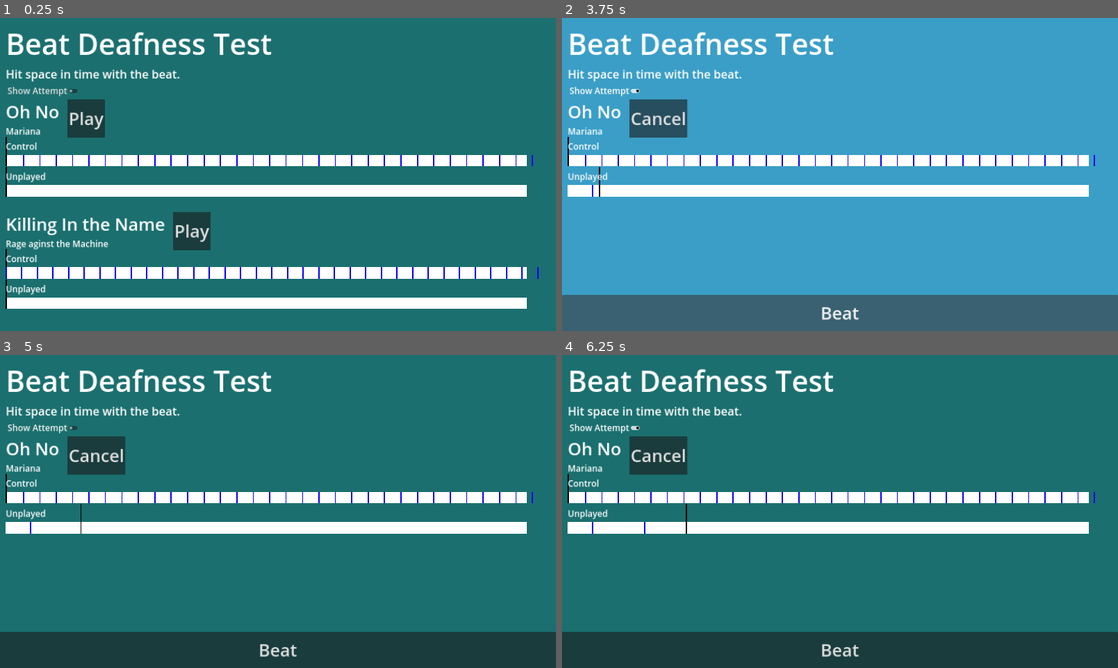
Above: before the commit, frames 1-4 (two rows, left to right).
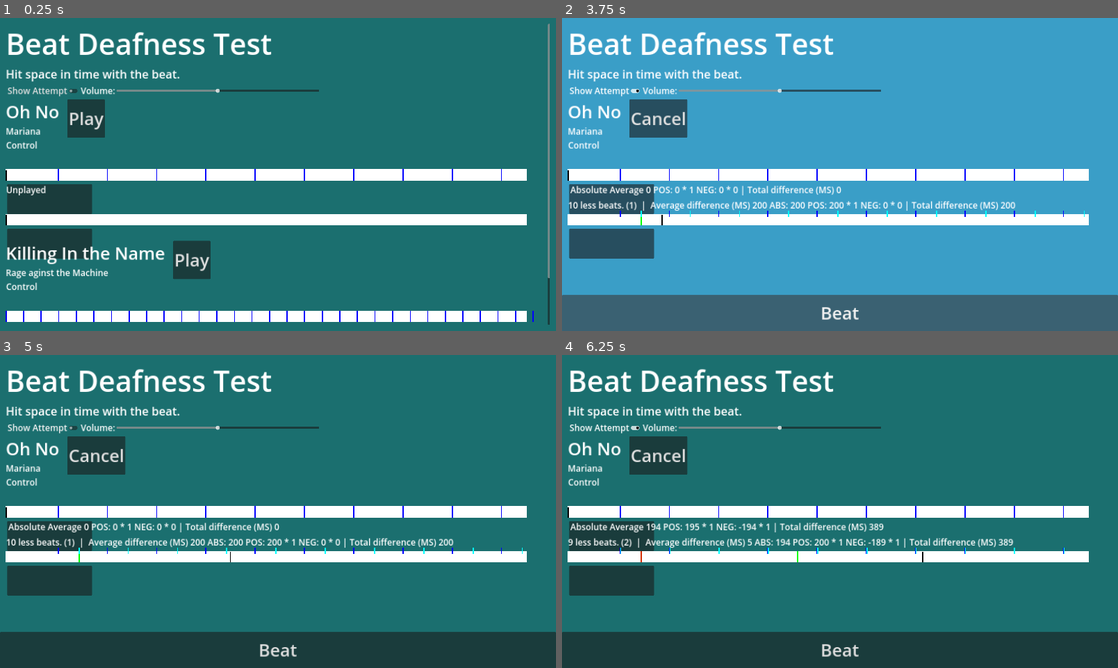
Above: after the commit, the same moments.

Repository: Deojee/Beat-deafness-test
Game: Godot game, scene res://scenes/world.tscn
The game is run twice, just before and just after one commit, with the same random seed, the same clock (stepped at 60 frames per second) and the same inputs.
Inputs:
- Up to frame 1 (0.25 s): no input
- Up to frame 2 (3.75 s): click "Show Attempt" at 0.5 s; click "Play" at 1.25 s; click "Cancel" at 2 s; click "Play" at 2.75 s; click "Beat" at 3.5 s
- Up to frame 3 (5 s): click "Show Attempt" at 4.25 s
- Up to frame 4 (6.25 s): click "Beat" at 5 s; click "Show Attempt" at 5.75 s

The runs differ from the first frame. In frame 1, 29% of the frame differs, in the area x 1-99%, y 1-98%; in frame 2, 17%; in frame 3, 17%; in frame 4, 17%.

Commit message:
changes

Diff:
--- a/scenes/beat_timer_line.tscn
+++ b/scenes/beat_timer_line.tscn
@@ -8,16 +8,16 @@
 Label/font_sizes/font_size = 16
 
 [node name="beatLine" type="Control" groups=["beatLines"]]
-custom_minimum_size = Vector2(0, 100)
+custom_minimum_size = Vector2(0, 150)
 layout_mode = 3
 anchors_preset = 0
 offset_right = 40.0
-offset_bottom = 40.0
+offset_bottom = 269.0
 script = ExtResource("1_v4qah")
 lengthInSeconds = 10
 
 [node name="beat timer line" type="Node2D" parent="."]
-position = Vector2(0, 55)
+position = Vector2(0, 105)
 
 [node name="background" type="ColorRect" parent="beat timer line"]
 offset_right = 1800.0
@@ -25,12 +25,15 @@
 
 [node name="marker" type="ColorRect" parent="beat timer line"]
 unique_name_in_owner = true
-offset_top = -62.0
+offset_top = 3.0
 offset_right = 4.0
 offset_bottom = 40.0
 color = Color(0, 0, 0, 1)
 
 [node name="beatLines" type="Node2D" parent="beat timer line"]
+unique_name_in_owner = true
+
+[node name="controlBeatLines" type="Node2D" parent="beat timer line"]
 unique_name_in_owner = true
 
 [node name="labelLines" type="Control" parent="beat timer line"]
@@ -42,10 +45,44 @@
 offset_bottom = 40.0
 theme = SubResource("Theme_do3ye")
 
+[node name="RawLabel" type="Label" parent="beat timer line"]
+unique_name_in_owner = true
+offset_left = 1.0
+offset_top = -51.0
+offset_right = 1800.0
+offset_bottom = -1.0
+theme_override_font_sizes/font_size = 30
+text = "
+"
+
 [node name="Label" type="Label" parent="beat timer line"]
 unique_name_in_owner = true
-offset_top = -50.0
-offset_right = 1799.0
+offset_left = 1.0
+offset_top = -104.0
+offset_right = 1800.0
+offset_bottom = -54.0
 theme_override_font_sizes/font_size = 30
 text = "Unplayed
 "
+
+[node name="Panel" type="Panel" parent="."]
+layout_mode = 0
+offset_left = 5.0
+offset_top = 156.0
+offset_right = 298.0
+offset_bottom = 259.0
+
+[node name="MarginContainer" type="MarginContainer" parent="Panel"]
+layout_mode = 1
+anchors_preset = 15
+anchor_right = 1.0
+anchor_bottom = 1.0
+grow_horizontal = 2
+grow_vertical = 2
+theme_override_constants/margin_left = 10
+theme_override_constants/margin_top = 10
+theme_override_constants/margin_right = 10
+theme_override_constants/margin_bottom = 10
+
+[node name="VBoxContainer" type="VBoxContainer" parent="Panel/MarginContainer"]
+layout_mode = 2
--- /dev/null
+++ b/scenes/volume.gd
@@ -0,0 +1,18 @@
+extends HSlider
+
+
+@export var audio_bus_name := "Master"
+
+@onready var _bus := AudioServer.get_bus_index(audio_bus_name)
+
+
+func _ready() -> void:
+	#value = db_to_linear(AudioServer.get_bus_volume_db(_bus))
+	value = 0.5
+
+
+
+
+func _on_value_changed(value):
+
+	AudioServer.set_bus_volume_db(_bus, linear_to_db(value))
--- a/scenes/world.tscn
+++ b/scenes/world.tscn
@@ -1,11 +1,39 @@
-[gd_scene load_steps=9 format=3 uid="uid://c5o3ph6322ttg"]
+[gd_scene load_steps=10 format=3 uid="uid://c5o3ph6322ttg"]
 
 [ext_resource type="Script" path="res://scenes/showPrevAttempt.gd" id="1_hs46h"]
 [ext_resource type="PackedScene" uid="uid://cbb2r4h5s16ug" path="res://scenes/beat_line_holder.tscn" id="1_jj1vp"]
 [ext_resource type="Script" path="res://scenes/BeatReact.gd" id="1_uihgy"]
 [ext_resource type="Script" path="res://scripts/beatButton.gd" id="2_kn7kv"]
+[ext_resource type="Script" path="res://scenes/volume.gd" id="3_duamg"]
 
 [sub_resource type="SphereMesh" id="SphereMesh_rdkm1"]
+
+[sub_resource type="Animation" id="Animation_astn1"]
+length = 0.001
+tracks/0/type = "value"
+tracks/0/imported = false
+tracks/0/enabled = true
+tracks/0/path = NodePath("ColorRect/CenterContainer/BeatReact/MeshInstance2D:scale")
+tracks/0/interp = 1
+tracks/0/loop_wrap = true
+tracks/0/keys = {
+"times": PackedFloat32Array(0),
+"transitions": PackedFloat32Array(1),
+"update": 0,
+"values": [Vector2(1e-05, 1e-05)]
+}
+tracks/1/type = "value"
+tracks/1/imported = false
+tracks/1/enabled = true
+tracks/1/path = NodePath("ColorRect/CenterContainer/BeatReact/MeshInstance2D:self_modulate")
+tracks/1/interp = 1
+tracks/1/loop_wrap = true
+tracks/1/keys = {
+"times": PackedFloat32Array(0),
+"transitions": PackedFloat32Array(1),
+"update": 0,
+"values": [Color(1, 1, 1, 1)]
+}
 
 [sub_resource type="Animation" id="Animation_p03jn"]
 resource_name = "react"
@@ -36,33 +64,6 @@
 "values": [Color(1, 1, 1, 1), Color(1, 1, 1, 1), Color(1, 1, 1, 0)]
 }
 
-[sub_resource type="Animation" id="Animation_astn1"]
-length = 0.001
-tracks/0/type = "value"
-tracks/0/imported = false
-tracks/0/enabled = true
-tracks/0/path = NodePath("ColorRect/CenterContainer/BeatReact/MeshInstance2D:scale")
-tracks/0/interp = 1
-tracks/0/loop_wrap = true
-tracks/0/keys = {
-"times": PackedFloat32Array(0),
-"transitions": PackedFloat32Array(1),
-"update": 0,
-"values": [Vector2(1e-05, 1e-05)]
-}
-tracks/1/type = "value"
-tracks/1/imported = false
-tracks/1/enabled = true
-tracks/1/path = NodePath("ColorRect/CenterContainer/BeatReact/MeshInstance2D:self_modulate")
-tracks/1/interp = 1
-tracks/1/loop_wrap = true
-tracks/1/keys = {
-"times": PackedFloat32Array(0),
-"transitions": PackedFloat32Array(1),
-"update": 0,
-"values": [Color(1, 1, 1, 1)]
-}
-
 [sub_resource type="AnimationLibrary" id="AnimationLibrary_jqyhs"]
 _data = {
 "RESET": SubResource("Animation_astn1"),
@@ -139,7 +140,10 @@
 theme_override_font_sizes/font_size = 40
 text = "Hit space in time with the beat."
 
-[node name="showPrevAttempt" type="CheckButton" parent="MarginContainer/ScrollContainer/VBoxContainer"]
+[node name="HBoxContainer" type="HBoxContainer" parent="MarginContainer/ScrollContainer/VBoxContainer"]
+layout_mode = 2
+
+[node name="showPrevAttempt" type="CheckButton" parent="MarginContainer/ScrollContainer/VBoxContainer/HBoxContainer"]
 layout_mode = 2
 size_flags_horizontal = 0
 focus_mode = 0
@@ -147,12 +151,25 @@
 text = "Show Attempt"
 script = ExtResource("1_hs46h")
 
+[node name="Label" type="Label" parent="MarginContainer/ScrollContainer/VBoxContainer/HBoxContainer"]
+layout_mode = 2
+theme_override_font_sizes/font_size = 30
+text = "Volume:"
+
+[node name="volume" type="HSlider" parent="MarginContainer/ScrollContainer/VBoxContainer/HBoxContainer"]
+custom_minimum_size = Vector2(700, 0)
+layout_mode = 2
+size_flags_vertical = 4
+max_value = 1.0
+step = 0.05
+script = ExtResource("3_duamg")
+
 [node name="beatLineHolder" parent="MarginContainer/ScrollContainer/VBoxContainer" instance=ExtResource("1_jj1vp")]
 layout_mode = 2
 songName = "Oh No"
 artist = "Mariana"
 songPath = "res://songs/MARINA - Oh No! (I Feel Like I'm The Worst So I Always Act like I'm The Best) [Official Music Video].mp3"
-secondsOfSong = 15.0
+secondsOfSong = 5.0
 delaySeconds = -2.0
 bpm = 127.0
 bpmDelaySeconds = 0.5
@@ -162,6 +179,8 @@
 songName = "Killing In the Name"
 artist = "Rage aginst the Machine"
 songPath = "res://songs/Rage Against The Machine - Killing In the Name (Official HD Video).mp3"
+secondsOfSong = 20.0
+bpm = 89.0
 
 [node name="beatButton" type="Button" parent="."]
 layout_mode = 1
@@ -179,5 +198,7 @@
 text = "Beat"
 script = ExtResource("2_kn7kv")
 
-[connection signal="toggled" from="MarginContainer/ScrollContainer/VBoxContainer/showPrevAttempt" to="MarginContainer/ScrollContainer/VBoxContainer/showPrevAttempt" method="_on_toggled"]
+[connection signal="toggled" from="MarginContainer/ScrollContainer/VBoxContainer/HBoxContainer/showPrevAttempt" to="MarginContainer/ScrollContainer/VBoxContainer/HBoxContainer/showPrevAttempt" method="_on_toggled"]
+[connection signal="drag_ended" from="MarginContainer/ScrollContainer/VBoxContainer/HBoxContainer/volume" to="MarginContainer/ScrollContainer/VBoxContainer/HBoxContainer/volume" method="_on_drag_ended"]
+[connection signal="value_changed" from="MarginContainer/ScrollContainer/VBoxContainer/HBoxContainer/volume" to="MarginContainer/ScrollContainer/VBoxContainer/HBoxContainer/volume" method="_on_value_changed"]
 [connection signal="pressed" from="beatButton" to="beatButton" method="_on_pressed"]
--- a/scripts/Globals.gd
+++ b/scripts/Globals.gd
@@ -7,3 +7,12 @@
 var showAttempt = false
 
 var beatReact
+
+var autoInput = true
+var autoInputBPM = 127
+var lastAutoInput = 0
+func _process(delta):
+
+	if autoInput and Time.get_ticks_msec() > lastAutoInput + 60000/autoInputBPM and Input.is_action_pressed("enter"):
+		lastAutoInput = Time.get_ticks_msec()
+		justPressed = true
--- a/scripts/beat timer line.gd
+++ b/scripts/beat timer line.gd
@@ -44,14 +44,16 @@
 		beats.append(currentPosition)
 		boxes[currentPosition] = newMarker
 
+		updateLabel()
 		pass
 
 
 	pass
 
+var milisecondsPerBeat
 func setControlBeats(bpm,bpmDelaySeconds):
 
-	var milisecondsPerBeat = 60000/bpm
+	milisecondsPerBeat = 60000/bpm
 	var newBeats = [bpmDelaySeconds * 1000]
 	while newBeats.back() < lengthInSeconds * 1000.0:
 		newBeats.append(newBeats.back() + milisecondsPerBeat)
@@ -74,9 +76,15 @@
 
 func start(player : AudioStreamPlayer,delaySeconds : float):
 
+	Globals.justPressed = false
 
 	for child in %beatLines.get_children():
 		child.queue_free()
+	for child in %labelLines.get_children():
+		child.queue_free()
+
+	boxes.clear()
+	beats.clear()
 
 	for line in get_tree().get_nodes_in_group("beatLines"):
 		line.visible = false
@@ -119,6 +127,22 @@
 		return
 
 	var controlBeats = control.beats
+
+	for child in %controlBeatLines.get_children():
+		child.queue_free()
+	for child in %labelLines.get_children():
+		child.queue_free()
+	for beat in controlBeats:
+
+		Globals.justPressed = false
+		var newMarker = ColorRect.new()
+		%controlBeatLines.add_child(newMarker)
+		newMarker.position.x = (beat/1000.0)/float(lengthInSeconds) * 1800 - 1.0
+		newMarker.position.y = -10
+		newMarker.size = Vector2(4,20)
+		newMarker.color = Color.BLUE
+
+
 
 	var labelText = ""
 
@@ -146,6 +170,7 @@
 		var difference = getClosestDistance(beat,controlBeats)
 		averageDifference += difference
 		totalDifference += abs(difference)
+		absoluteAverageDifference += abs(difference)
 
 		if difference >= 0:
 			positiveDifferenceCount += 1
@@ -154,18 +179,86 @@
 			negativeDistanceCount += 1
 			averageNegativeDifference += difference
 
+		var maxErrorMiliseconds = control.milisecondsPerBeat/2.0
+		var wrongNess = float(difference)/float(maxErrorMiliseconds)
+		boxes[beat].color = Color.GREEN.lerp(Color.RED,wrongNess)
+
 
 	averageDifference /= float(beats.size())
-	averageNegativeDifference /= negativeDistanceCount
-	averagePositiveDifference /= positiveDifferenceCount
+	averageNegativeDifference /= negativeDistanceCount if negativeDistanceCount != 0 else 1
+	averagePositiveDifference /= positiveDifferenceCount if negativeDistanceCount != 0 else 1
+	absoluteAverageDifference /= float(beats.size())
 
 	labelText += " Average difference (MS) " + str(int(averageDifference))
+	labelText += " ABS: " + str(int(absoluteAverageDifference))
 	labelText += " POS: " + str(int(averagePositiveDifference)) +  " * " + str(int(positiveDifferenceCount))
 	labelText += " NEG: " + str(int(averageNegativeDifference)) +  " * " + str(int(negativeDistanceCount))
 
-	labelText += " | Total difference (MS) " + str(totalDifference)
+	labelText += " | Total difference (MS) " + str(int(totalDifference))
+
+	%RawLabel.text = labelText
+
+	#after this we redo the math for the adjusted numbers
+	var adjustedBeats = []
+	for beat in beats:
+		adjustedBeats.append( beat - int(averageDifference))
+
+
+	for beat in controlBeats:
+
+		Globals.justPressed = false
+		var newMarker = ColorRect.new()
+		%controlBeatLines.add_child(newMarker)
+		newMarker.position.x = ((beat + int(averageDifference)) /1000.0)/float(lengthInSeconds) * 1800 - 1.0
+		newMarker.position.y = -10
+		newMarker.size = Vector2(4,20)
+		newMarker.color = Color.AQUA
+
+
+	labelText = ""
+
+	absoluteAverageDifference = 0
+
+	averagePositiveDifference = 0
+	positiveDifferenceCount = 0
+
+	averageNegativeDifference = 0
+	negativeDistanceCount = 0
+
+	totalDifference = 0
+
+	for beat in adjustedBeats:
+		var difference = getClosestDistance(beat,controlBeats)
+
+		totalDifference += abs(difference)
+		absoluteAverageDifference += abs(difference)
+
+		if difference >= 0:
+			positiveDifferenceCount += 1
+			averagePositiveDifference += difference
+		else:
+			negativeDistanceCount += 1
+			averageNegativeDifference += difference
+
+		var maxErrorMiliseconds = control.milisecondsPerBeat/2.0
+		var wrongNess = float(difference)/float(maxErrorMiliseconds)
+		boxes[beat + int(averageDifference)].color = Color.GREEN.lerp(Color.RED,wrongNess)
+
+
+
+	averageNegativeDifference /= negativeDistanceCount if negativeDistanceCount != 0 else 1
+	averagePositiveDifference /= positiveDifferenceCount if negativeDistanceCount != 0 else 1
+	absoluteAverageDifference /= float(beats.size())
+
+	labelText += " Absolute Average " + str(int(absoluteAverageDifference))
+	labelText += " POS: " + str(int(averagePositiveDifference)) +  " * " + str(int(positiveDifferenceCount))
+	labelText += " NEG: " + str(int(averageNegativeDifference)) +  " * " + str(int(negativeDistanceCount))
+
+	labelText += " | Total difference (MS) " + str(int(totalDifference))
 
 	%Label.text = labelText
+
+
 
 
 #assumes sorted list is from least to greatest, and not empty
@@ -184,7 +277,7 @@
 			#newMarker.position.x = (num/1000.0)/float(lengthInSeconds) * 1800 - 1.0
 			#newMarker.text = str(int(smallestDifference))# + "\n" + str(num," ",newNum)
 
-			return smallestDifference
+			break
 
 		smallestDifference = difference
 
@@ -194,4 +287,6 @@
 	#newMarker.position.x = (num/1000.0)/float(lengthInSeconds) * 1800 - 1.0
 	#newMarker.text = str(int(smallestDifference))# + "\n" + str(num," ",newNum)
 
+
+
 	return smallestDifference
